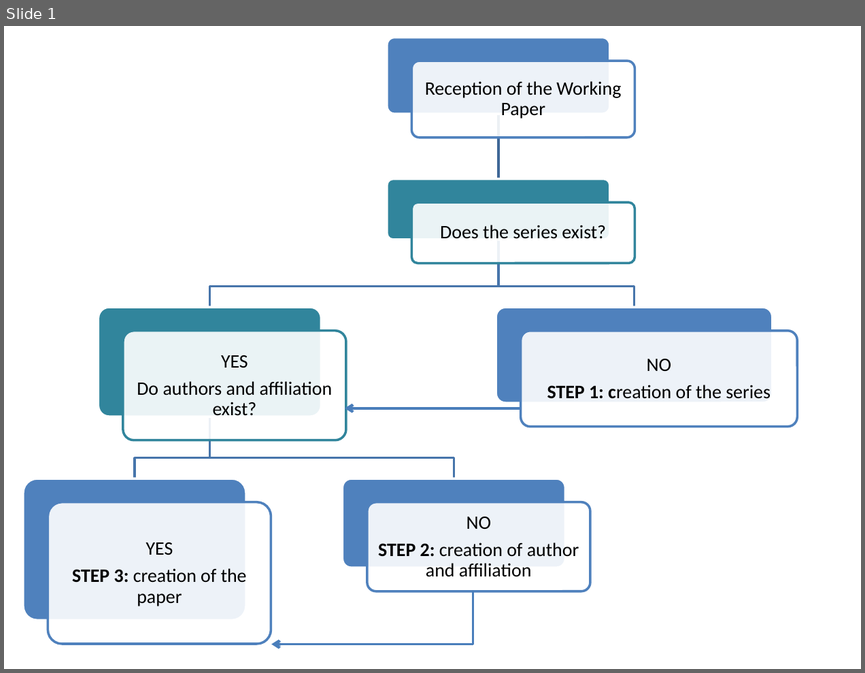
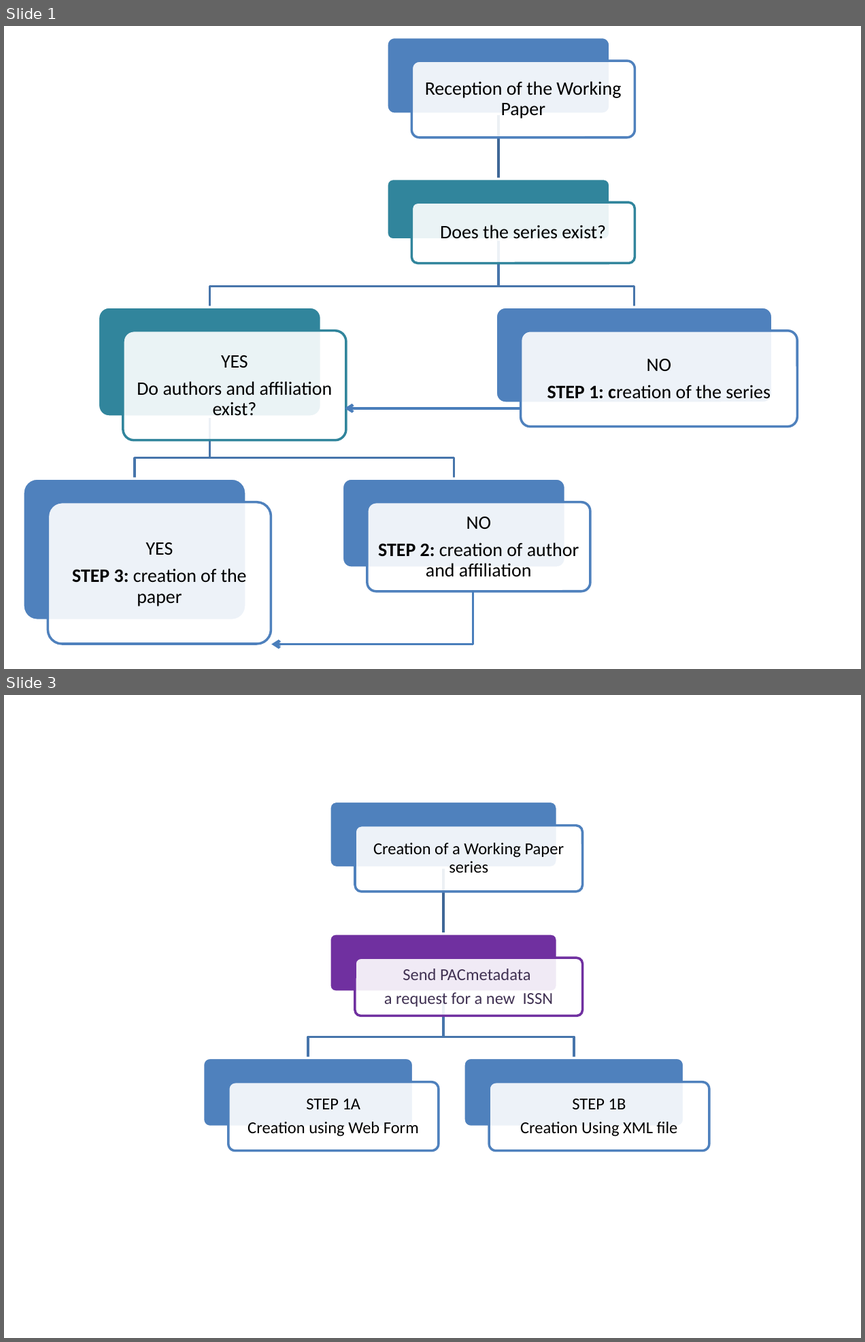
Before and after one commit to jfix/kv3-doc, a slide deck: UserGuide/source/images/WPProcess.pptx. Shown one above the other, each under a label of ours: slide 1 before the commit, slides 1 and 3 after it; the slides between them are not shown. The pictures are 865x673 and 865x1342 pixels, drawn with LibreOffice and Linux fonts; fonts in the diff are those of the drawing. Boxes give left, top, right and bottom in pixels: in the first picture for what was removed or moved away, otherwise in the second. Text is boxed around its words. In the diff, an @@ line names an element or a change of style, - is before the commit and + after.

Commit message:
Working papers update

```diff
--- a/UserGuide/source/images/WPProcess.pptx
+++ b/UserGuide/source/images/WPProcess.pptx
@@ slide 3 added at <box>4,695,861,1338</box>, background #FFFFFF @@
@@ group added at <box>203,801,709,1150</box>: 8 rounded rectangles, 4 texts, 3 freeform shapes @@
+Creation of a Working Paper series
+Send PACmetadata
+a request for a new ISSN
+STEP 1A
+Creation using Web Form
+STEP 1B
+Creation Using XML file
```
Also in this commit, not shown: 1 other slide added, 15 other files.
